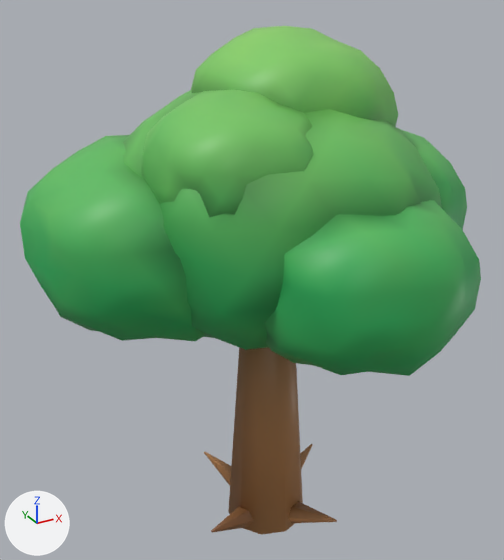
The glTF model game/assets3d/tree_oak.glb as it was, and as the next commit left it.
The view is the same before and after, from a 50 mm camera at (-2.78, -4.76, 4.9) aimed at (-0.07, 0.16, 2.43). The lights are fixed; the arrows at lower left show +X, +Y and +Z. The picture after the commit comes second. Vertices at exactly the same position are counted once.

In view in the first picture: 'tree_oak'.
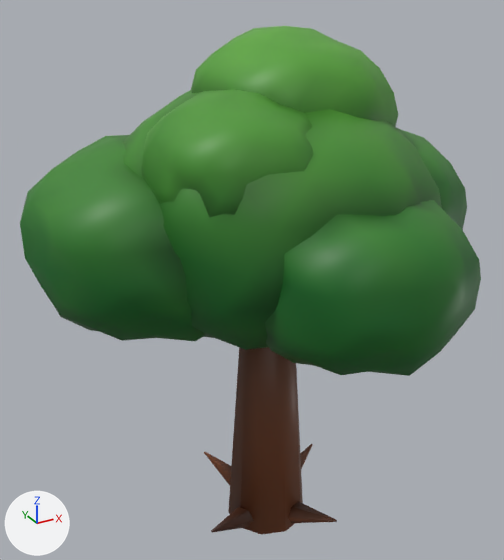
Scene script edits in JSON lines:
```json
{"block": "me_cone", "where": "me_cone.from_pydata(...)  # 1238 vertices, 2416 faces; spans x -1.93..1.93, y -1.8..1.78, z -1.39..3.31"}
{"block": "me_cone", "where": "# used by ob_tree_oak; location = (0.0, 0.0, 1.2)"}
{"block": "me_cone", "change": "me_cone part 1: 1656 faces centred in x -1.88..1.87, y -1.69..1.63, z -1.33..2.94 are repainted in the vertex colours; the middle colour goes from green #3d944b to dark green #236020"}
{"block": "me_cone", "change": "me_cone part 2: 760 faces centred in x -1.9..1.89, y -1.78..1.74, z 0.99..3.3 are repainted in the vertex colours; the middle colour goes from green #5eca69 to green #3c8a31"}
```

Location of each change, (x1, y1, x2, y2) in pixels of the pictures (504 x 560 px):
```json
{"part": 1, "of": "me_cone", "change": "recoloured", "before": [26, 139, 481, 535], "after": [26, 139, 481, 535], "on screen": "darker"}
{"part": 2, "of": "me_cone", "change": "recoloured", "before": [20, 26, 481, 375], "after": [20, 26, 481, 375], "on screen": "darker"}
```
